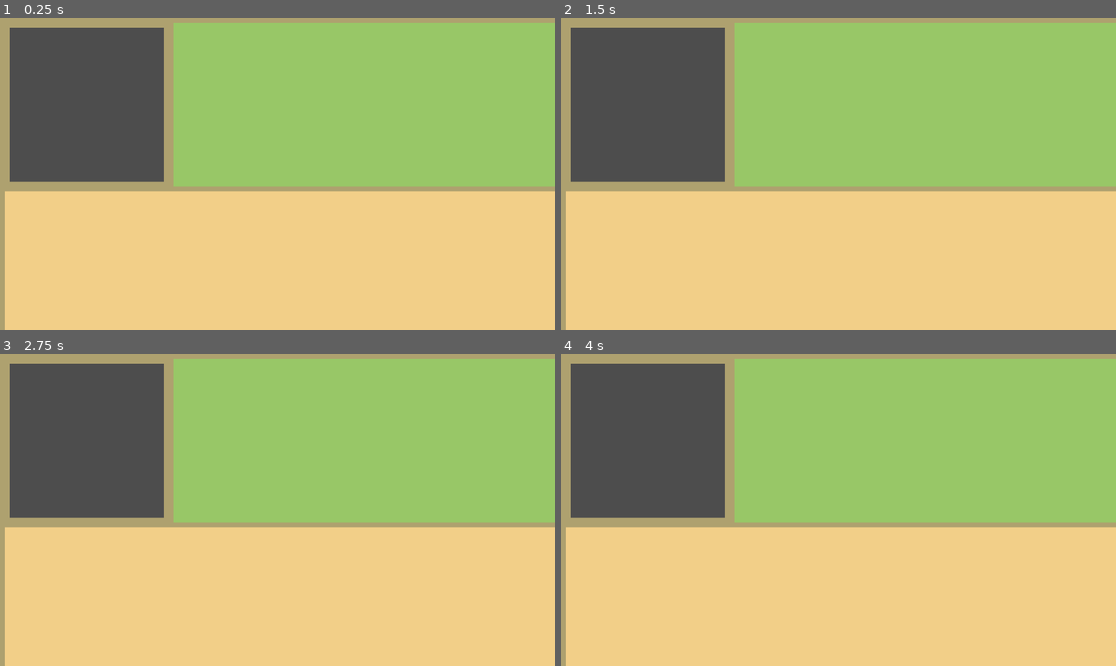
Above: before the commit, frames 1-4 (two rows, left to right).
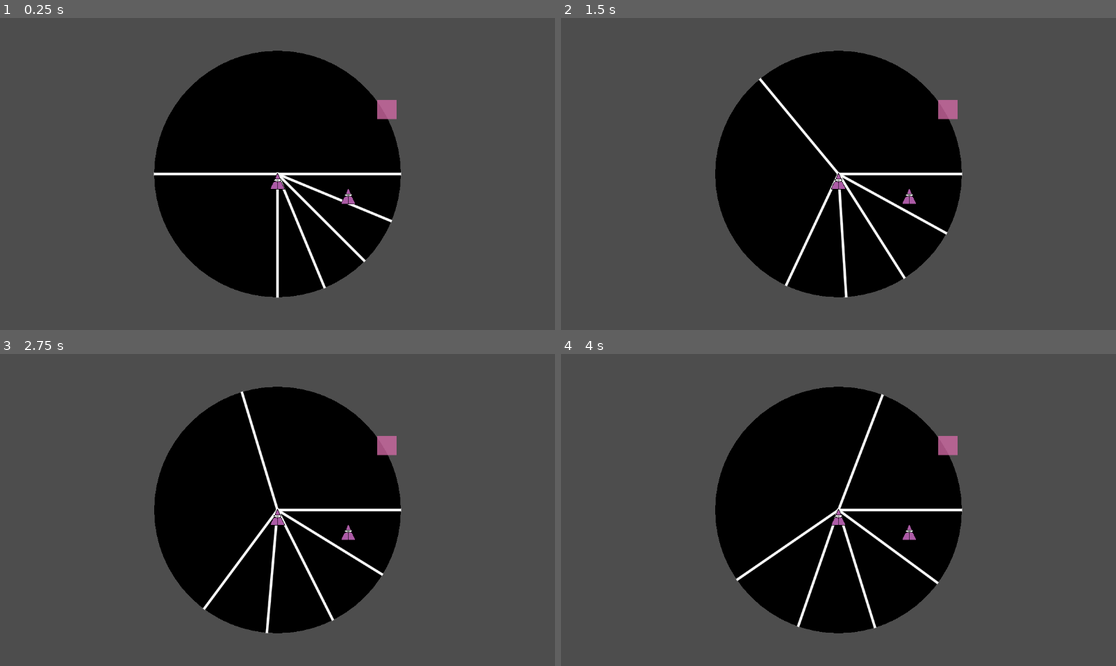
Above: after the commit, the same moments.

Repository: damon3169/WheelsWill
Game: Godot game, scene res://Scenes/MainScene.tscn
The game is run twice, just before and just after one commit, with the same random seed, the same clock (stepped at 60 frames per second) and the same inputs. Before the commit the project starts from res://Scenes/ScreenMockup.tscn.
Inputs:
- Up to frame 1 (0.25 s): no input
- Up to frame 2 (1.5 s): tap Enter at 0.5 s; hold A (addTest) 0.53-1.28 s; tap Space at 1.25 s; tap A (addTest) at 1.35 s
- Up to frame 3 (2.75 s): tap Enter at 2 s; hold A (addTest) from 2.03 s (still down)
- Up to frame 4 (4 s): tap Space at 2.75 s; release A (addTest) at 2.78 s; tap A (addTest) at 2.85 s; tap Enter at 3.5 s; hold A (addTest) from 3.53 s (still down)

The runs differ from the first frame. In frame 1, 87% of the frame differs, in the area x 0-100%, y 0-100%; in frame 2, 87%; in frame 3, 87%; in frame 4, 87%.

Commit message:
Add sprite sheet for young leprechaun

Diff:
--- a/wheels-will/Scenes/ScreenMockup.tscn
+++ b/wheels-will/Scenes/ScreenMockup.tscn
@@ -1,6 +1,6 @@
 [gd_scene format=3 uid="uid://brgrqir7rdirv"]
 
-[ext_resource type="Texture2D" uid="uid://ulyllv180val" path="res://Sprites/TestSprite_square.png" id="1_hr8vm"]
+[ext_resource type="Texture2D" uid="uid://ulyllv180val" path="res://Sprites/Enviro/TestSprite_square.png" id="1_hr8vm"]
 
 [node name="ScreenMockup" type="Node2D" unique_id=172528043]
 
--- a/wheels-will/Scenes/player.tscn
+++ b/wheels-will/Scenes/player.tscn
@@ -1,73 +1,21 @@
 [gd_scene format=3 uid="uid://c5cdgjbjbanm2"]
 
 [ext_resource type="Script" uid="uid://ckga3f8ony2ss" path="res://Scenes/player_movement.gd" id="1_cvnsp"]
-[ext_resource type="Texture2D" uid="uid://6f4tqtdj76qx" path="res://Sprites/yellowNinja - walk.png" id="1_v0iea"]
+[ext_resource type="Texture2D" uid="uid://bsaf03wsiqxbw" path="res://Sprites/spritesheet_youngLeprechaun.png" id="3_6t5aa"]
 
-[sub_resource type="AtlasTexture" id="AtlasTexture_cvnsp"]
-atlas = ExtResource("1_v0iea")
-region = Rect2(384, 0, 128, 128)
+[sub_resource type="AtlasTexture" id="AtlasTexture_7dp3o"]
+atlas = ExtResource("3_6t5aa")
+region = Rect2(500, 0, 500, 500)
 
-[sub_resource type="AtlasTexture" id="AtlasTexture_6t5aa"]
-atlas = ExtResource("1_v0iea")
-region = Rect2(512, 0, 128, 128)
-
-[sub_resource type="AtlasTexture" id="AtlasTexture_vgqql"]
-atlas = ExtResource("1_v0iea")
-region = Rect2(0, 0, 128, 128)
-
-[sub_resource type="AtlasTexture" id="AtlasTexture_fkybt"]
-atlas = ExtResource("1_v0iea")
-region = Rect2(128, 0, 128, 128)
-
-[sub_resource type="AtlasTexture" id="AtlasTexture_x3wgy"]
-atlas = ExtResource("1_v0iea")
-region = Rect2(256, 0, 128, 128)
-
-[sub_resource type="AtlasTexture" id="AtlasTexture_3smsa"]
-atlas = ExtResource("1_v0iea")
-region = Rect2(384, 0, 128, 128)
-
-[sub_resource type="AtlasTexture" id="AtlasTexture_8erm5"]
-atlas = ExtResource("1_v0iea")
-region = Rect2(512, 0, 128, 128)
-
-[sub_resource type="AtlasTexture" id="AtlasTexture_f1ek2"]
-atlas = ExtResource("1_v0iea")
-region = Rect2(640, 0, 128, 128)
-
-[sub_resource type="AtlasTexture" id="AtlasTexture_tx1dd"]
-atlas = ExtResource("1_v0iea")
-region = Rect2(768, 0, 128, 128)
-
-[sub_resource type="AtlasTexture" id="AtlasTexture_gymyn"]
-atlas = ExtResource("1_v0iea")
-region = Rect2(896, 0, 128, 128)
-
-[sub_resource type="AtlasTexture" id="AtlasTexture_pu2lt"]
-atlas = ExtResource("1_v0iea")
-region = Rect2(1024, 0, 128, 128)
-
-[sub_resource type="AtlasTexture" id="AtlasTexture_ukyrk"]
-atlas = ExtResource("1_v0iea")
-region = Rect2(1152, 0, 128, 128)
+[sub_resource type="AtlasTexture" id="AtlasTexture_qqcod"]
+atlas = ExtResource("3_6t5aa")
+region = Rect2(1000, 0, 500, 500)
 
 [sub_resource type="SpriteFrames" id="SpriteFrames_7dp3o"]
 animations = [{
 "frames": [{
 "duration": 1.0,
-"texture": SubResource("AtlasTexture_cvnsp")
-}, {
-"duration": 1.0,
-"texture": SubResource("AtlasTexture_6t5aa")
-}, {
-"duration": 1.0,
-"texture": SubResource("AtlasTexture_cvnsp")
-}, {
-"duration": 1.0,
-"texture": SubResource("AtlasTexture_cvnsp")
-}, {
-"duration": 1.0,
-"texture": SubResource("AtlasTexture_cvnsp")
+"texture": SubResource("AtlasTexture_7dp3o")
 }],
 "loop": true,
 "name": &"Idle",
@@ -75,34 +23,7 @@
 }, {
 "frames": [{
 "duration": 1.0,
-"texture": SubResource("AtlasTexture_vgqql")
-}, {
-"duration": 1.0,
-"texture": SubResource("AtlasTexture_fkybt")
-}, {
-"duration": 1.0,
-"texture": SubResource("AtlasTexture_x3wgy")
-}, {
-"duration": 1.0,
-"texture": SubResource("AtlasTexture_3smsa")
-}, {
-"duration": 1.0,
-"texture": SubResource("AtlasTexture_8erm5")
-}, {
-"duration": 1.0,
-"texture": SubResource("AtlasTexture_f1ek2")
-}, {
-"duration": 1.0,
-"texture": SubResource("AtlasTexture_tx1dd")
-}, {
-"duration": 1.0,
-"texture": SubResource("AtlasTexture_gymyn")
-}, {
-"duration": 1.0,
-"texture": SubResource("AtlasTexture_pu2lt")
-}, {
-"duration": 1.0,
-"texture": SubResource("AtlasTexture_ukyrk")
+"texture": SubResource("AtlasTexture_qqcod")
 }],
 "loop": true,
 "name": &"Walking",
@@ -118,10 +39,11 @@
 
 [node name="sprite" type="AnimatedSprite2D" parent="." unique_id=1563426703]
 unique_name_in_owner = true
+position = Vector2(0, 15)
+scale = Vector2(0.07, 0.07)
 sprite_frames = SubResource("SpriteFrames_7dp3o")
-animation = &"Walking"
+animation = &"Idle"
 autoplay = "Idle"
-frame_progress = 0.24258442
 
 [node name="CollisionShape2D" type="CollisionShape2D" parent="." unique_id=1663686894]
 position = Vector2(0, 15)
--- a/wheels-will/project.godot
+++ b/wheels-will/project.godot
@@ -11,7 +11,7 @@
 [application]
 
 config/name="WheelsWill"
-run/main_scene="uid://brgrqir7rdirv"
+run/main_scene="uid://cnnfj1i8o8ojo"
 config/features=PackedStringArray("4.6", "Forward Plus")
 config/icon="res://icon.svg"
 
Not shown, changed: wheels-will/Sprites/Enviro/TestSprite_square.png.import
Binary file removed: wheels-will/Sprites/TestSprite_square.png
Not shown, changed: wheels-will/Sprites/spritesheet_players.xml
Binary file added: wheels-will/Sprites/spritesheet_youngLeprechaun.png
Not shown, changed: wheels-will/Sprites/spritesheet_youngLeprechaun.png.import
